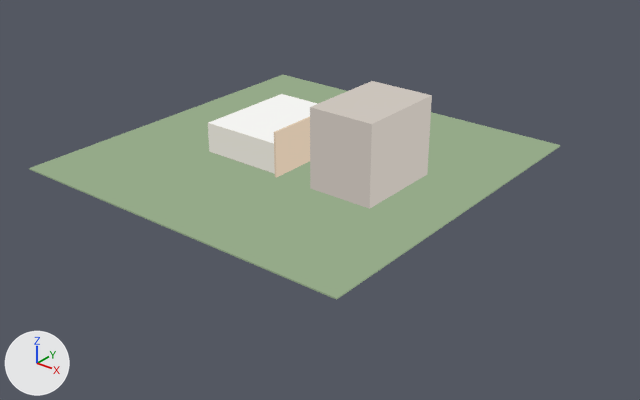
An edit to the glTF model apps/bakery-digitale-baeckerei/src/test/fixtures/twin.fixture.glb, drawn before and after from the same camera.
Camera for both pictures: a camera (50 mm lens) standing at (45.0, -44.7, 270.0) and looking at (9.2, 0.0, 242.2). The lights are fixed; the arrows at lower left show +X, +Y and +Z. The older version comes first. Where no turn or scale is listed for an object, it has been applied to the vertices. Vertices at exactly the same position are counted once.

The first picture shows 'fassade/wand', 'umgebung/boden', 'umgebung/nachbarhaus', 'verkaufsraum/rasterdecke', 'verkaufsraum/wandfliesen'.
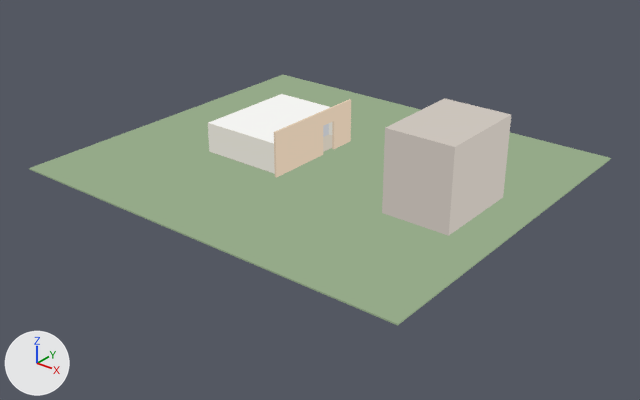
Where the newer file only moved an object's origin or applied its transform, the numbers keep the older frame.

Diff of the bpy script that builds the scene:
```diff
--- a/apps/bakery-digitale-baeckerei/src/test/fixtures/twin.fixture.glb.py
+++ b/apps/bakery-digitale-baeckerei/src/test/fixtures/twin.fixture.glb.py
@@ me_mesh_4 @@
 # used by ob_umgebung_boden; location = (6.0, 2.0, 244.05)
-me_mesh_4.from_pydata(...)  # 8 vertices, 12 faces; spans x -14.0..14.0, y -14.0..14.0, z 0.0
+me_mesh_4.from_pydata(...)  # 8 vertices, 12 faces; spans x -14.0..18.0, y -14.0..14.0, z 0.0
+# me_mesh_4 part 1: the whole mesh is scaled about its middle by (1.14, 1, 0.996), then moved by (2.0, 0.0, 0.0)
 me_mesh_4.materials.append(mat_gelaende)
@@ ob_umgebung_nachbarhaus @@
 ob_umgebung_nachbarhaus = bpy.data.objects.new('umgebung/nachbarhaus', me_mesh_5)
-ob_umgebung_nachbarhaus.location = (12.5, 1.5, 247.05)
+ob_umgebung_nachbarhaus.location = (18.5, 1.5, 247.05)
```

Location of each change, [x1, y1, x2, y2] in pixels of the pictures (640 x 400 px):
'umgebung/boden', moved, rescaled (10% wider, 11% taller)
    before: [29, 75, 560, 300]
    after: [29, 75, 611, 325]
'umgebung/nachbarhaus', moved
    before: [310, 81, 432, 209]
    after: [382, 98, 511, 236]
